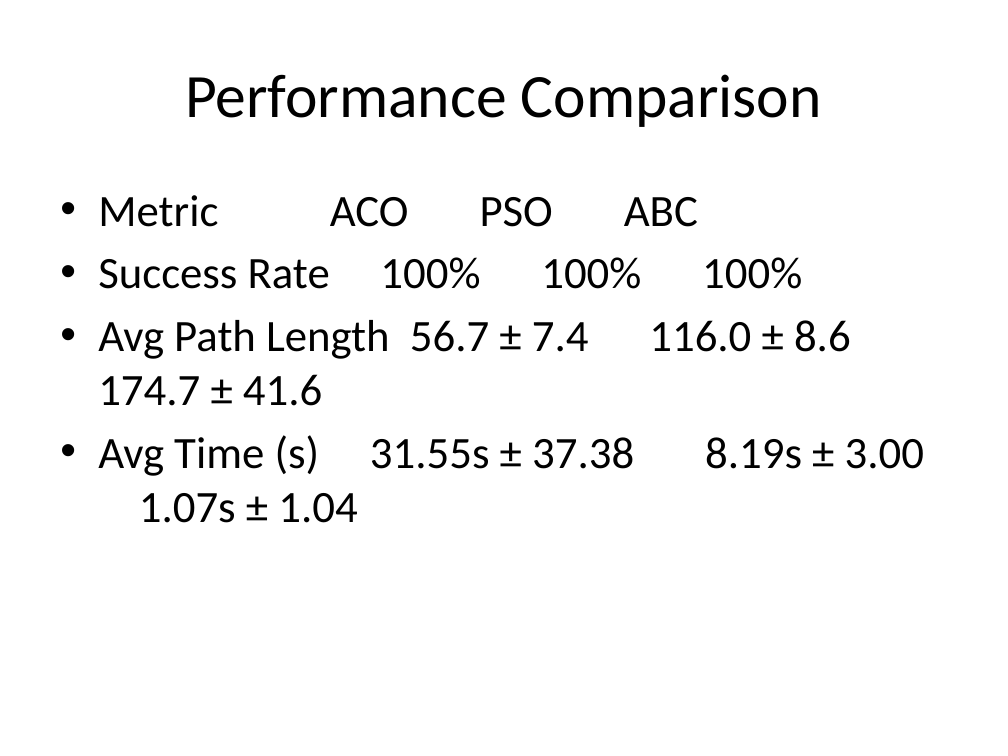
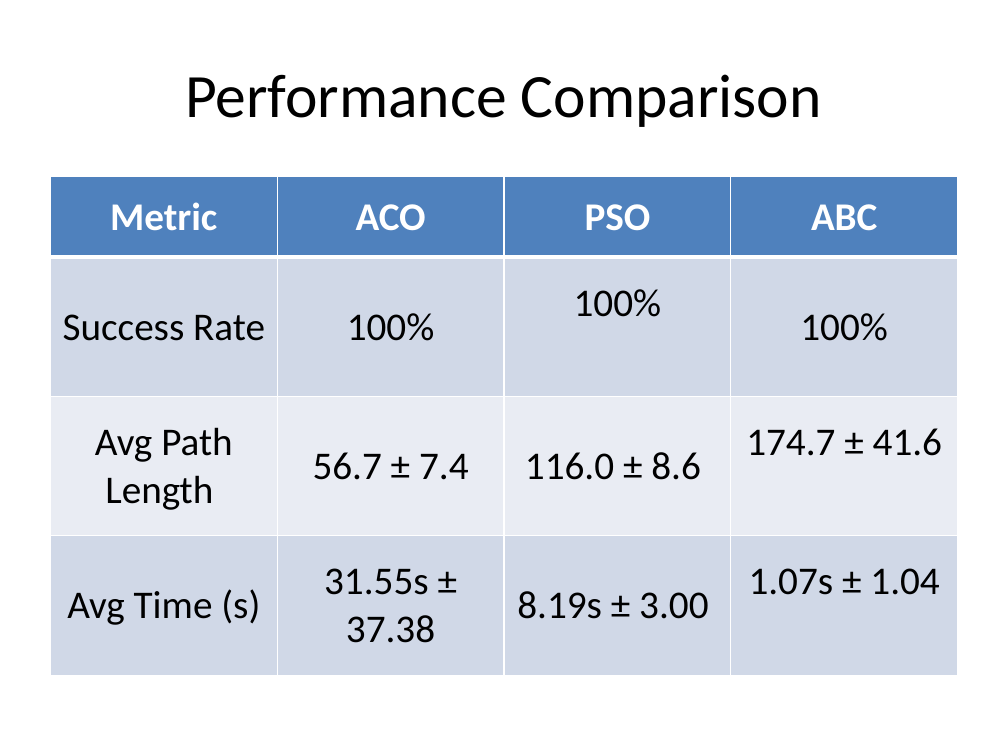
Before and after one commit to 0-Ahmed-Tamer-0/Robotics_project, a slide deck: slide 5 of SwarmMazeSolver.pptx. Drawn at 1008x756 pixels with LibreOffice and Linux fonts; fonts in the diff are those of the drawing. Boxes give left, top, right and bottom in pixels: in the first picture for what was removed or moved away, otherwise in the second. Text is boxed around its words. In the diff, an @@ line names an element or a change of style, - is before the commit and + after.

Commit message:
pptx

```diff
--- a/SwarmMazeSolver.pptx
+++ b/SwarmMazeSolver.pptx
@@ table added at (x1=50, y1=176, x2=958, y2=675), 4 rows, 4 columns @@
+Metric | ACO | PSO | ABC
+Success Rate | 100% | 100% | 100%
+Avg Path Length | 56.7 ± 7.4 | 116.0 ± 8.6 | 174.7 ± 41.6
+Avg Time (s) | 31.55s ± 37.38 | 8.19s ± 3.00 | 1.07s ± 1.04
@@ text removed at (x1=98, y1=195, x2=924, y2=523) @@
-• Metric ACO PSO ABC
-• Success Rate 100% 100% 100%
-• Avg Path Length 56.7 ± 7.4 116.0 ± 8.6 174.7 ± 41.6
-• Avg Time (s) 31.55s ± 37.38 8.19s ± 3.00 1.07s ± 1.04
```
Also in this commit, not shown: 4 other slides changed.
